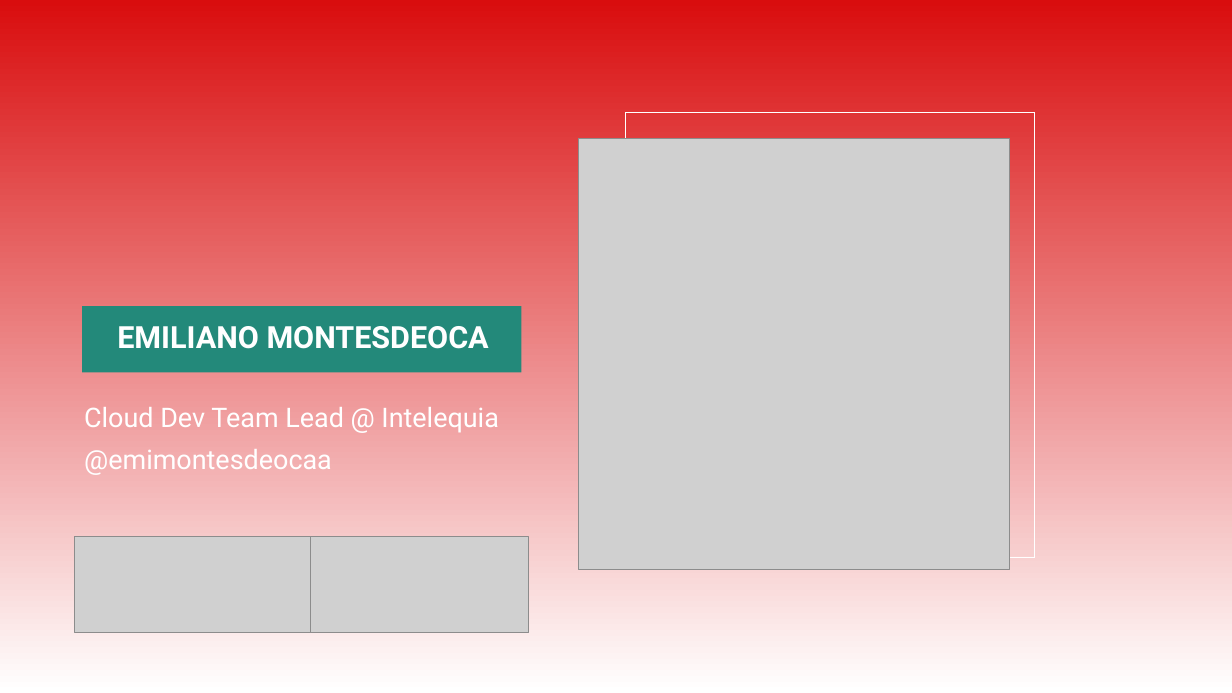
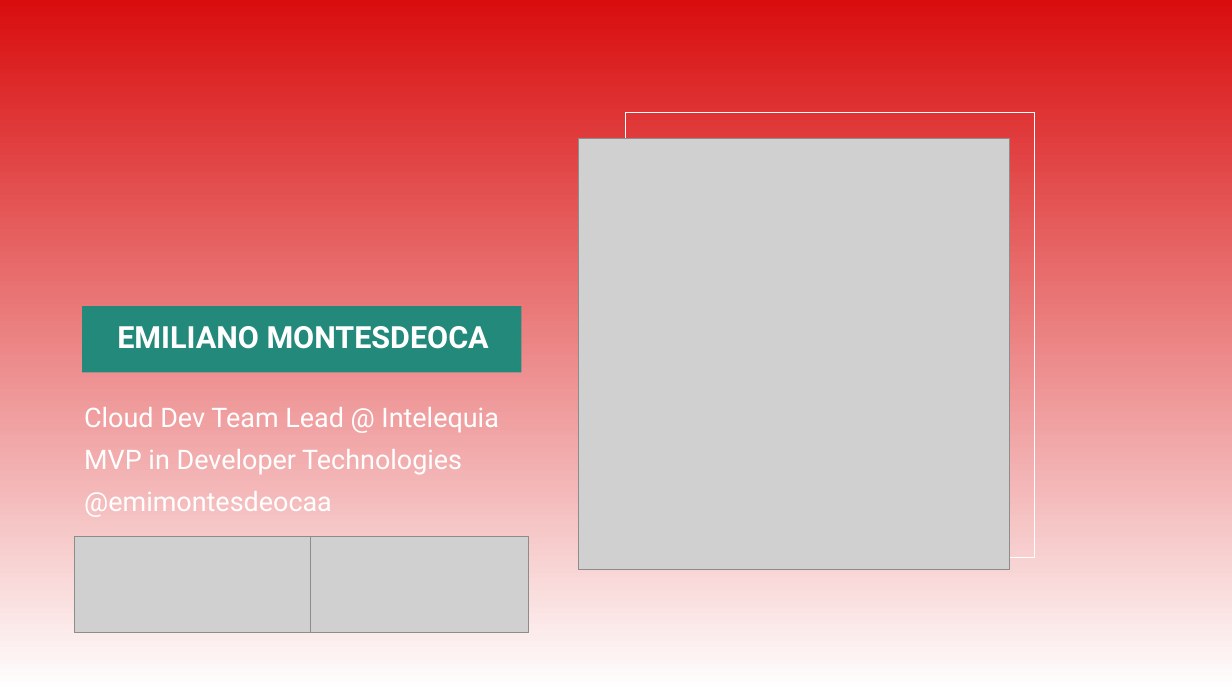
Before and after one commit to emimontesdeoca/dday-sofia-2025-semantic-kernel-sql, a slide deck: slide 4 of slides/Discovery Day 2025.pptx (slide 3 before the commit). Drawn at 1232x693 pixels with LibreOffice and Linux fonts; fonts in the diff are those of the drawing; grey boxes stand for pictures; background and template pictures are left out. Boxes give left, top, right and bottom in pixels: in the first picture for what was removed or moved away, otherwise in the second. Text is boxed around its words. In the diff, an @@ line names an element or a change of style, - is before the commit and + after.

```diff
--- a/slides/Discovery Day 2025.pptx
+++ b/slides/Discovery Day 2025.pptx
@@ text at (84,449,462,475): paragraph added @@
+MVP in Developer Technologies
```
Also in this commit, not shown: 12 other slides changed, 2 slides added.
